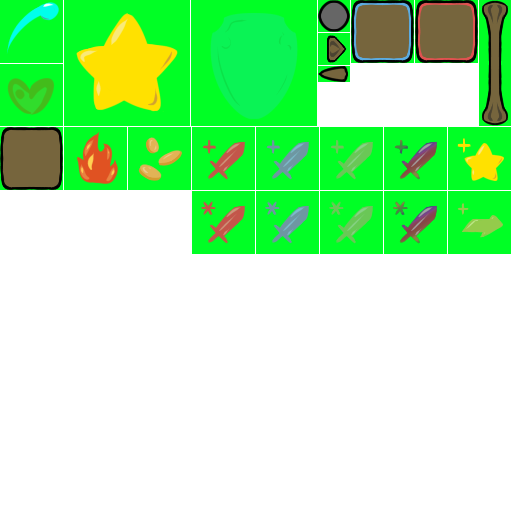
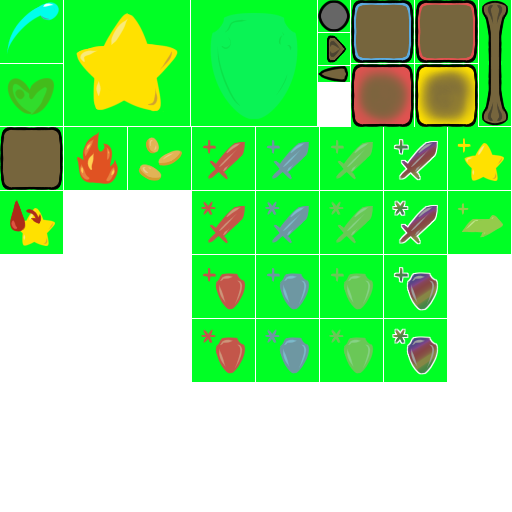
Revision of a layered (512, 512) image; what changed, layer by layer:
added group "APWhenHit" with 4 layers above "Copier de Calque de groupe 18" over left=0, top=64, right=478, bottom=320
added layer "Copier de starHit" (1st of 2, in "APWhenHit") in group "APWhenHit" over left=0, top=64, right=478, bottom=320
painted on "Calque de dessin 19" (1st of 8, in "Copier de Calque de groupe 18") over left=0, top=64, right=478, bottom=382
painted on "Calque de dessin 17" (1st of 5, in "Copier de Calque de groupe 18") over left=0, top=64, right=478, bottom=382
painted on "Calque de dessin 19" (2nd of 8, in "Copier de Calque de groupe 18") over left=0, top=139, right=447, bottom=382
painted on "Calque de dessin 17" (2nd of 5, in "Copier de Calque de groupe 18") over left=0, top=139, right=447, bottom=382
painted on "Calque de dessin 19" (3rd of 8, in "Copier de Calque de groupe 18") over left=0, top=139, right=447, bottom=382
painted on "Calque de dessin 17" (3rd of 5, in "Copier de Calque de groupe 18") over left=0, top=139, right=447, bottom=382
painted on "Calque de dessin 19" (4th of 8, in "Copier de Calque de groupe 18") over left=0, top=139, right=447, bottom=382
painted on "Calque de dessin 17" (4th of 5, in "Copier de Calque de groupe 18") over left=0, top=139, right=447, bottom=382
added layer "Calque de dessin 22" in group "Copier de Calque de groupe 18" over left=0, top=139, right=447, bottom=382
painted on "Calque de dessin 17 Fusionnés" (1st of 11, in "Copier de Calque de groupe 18") over left=0, top=139, right=447, bottom=382
painted on "Calque de dessin 17 Fusionnés" (2nd of 11, in "Calque de groupe 18") over left=0, top=139, right=447, bottom=382
painted on "Calque de dessin 17 Fusionnés" (3rd of 11, in "Copier de Calque de groupe 18") over left=0, top=139, right=447, bottom=382
painted on "Copier de starHit" (2nd of 2) over left=0, top=64, right=478, bottom=382
…and 71 more changes (55 added, 8 painted, 8 stack)
